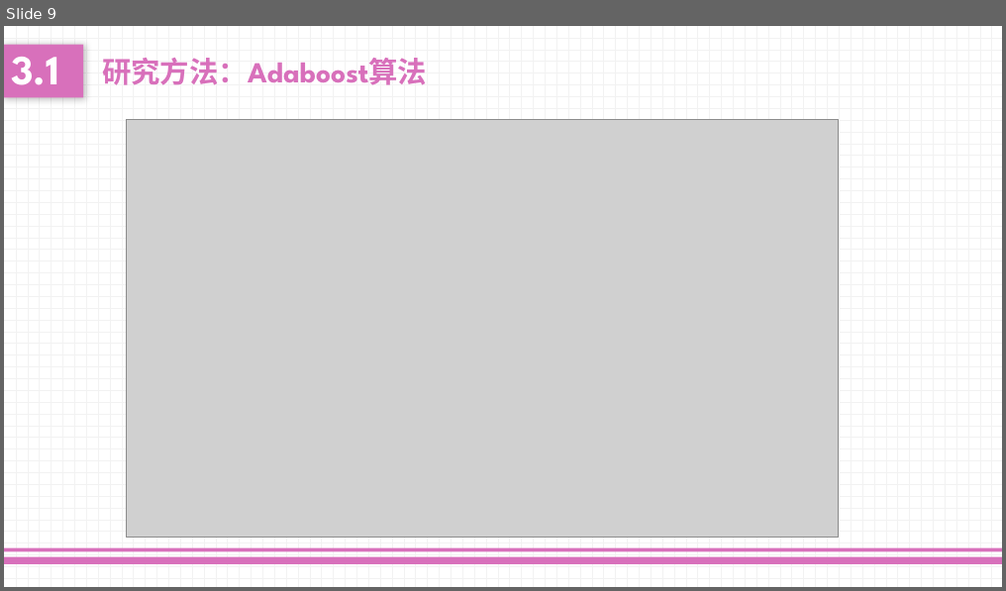
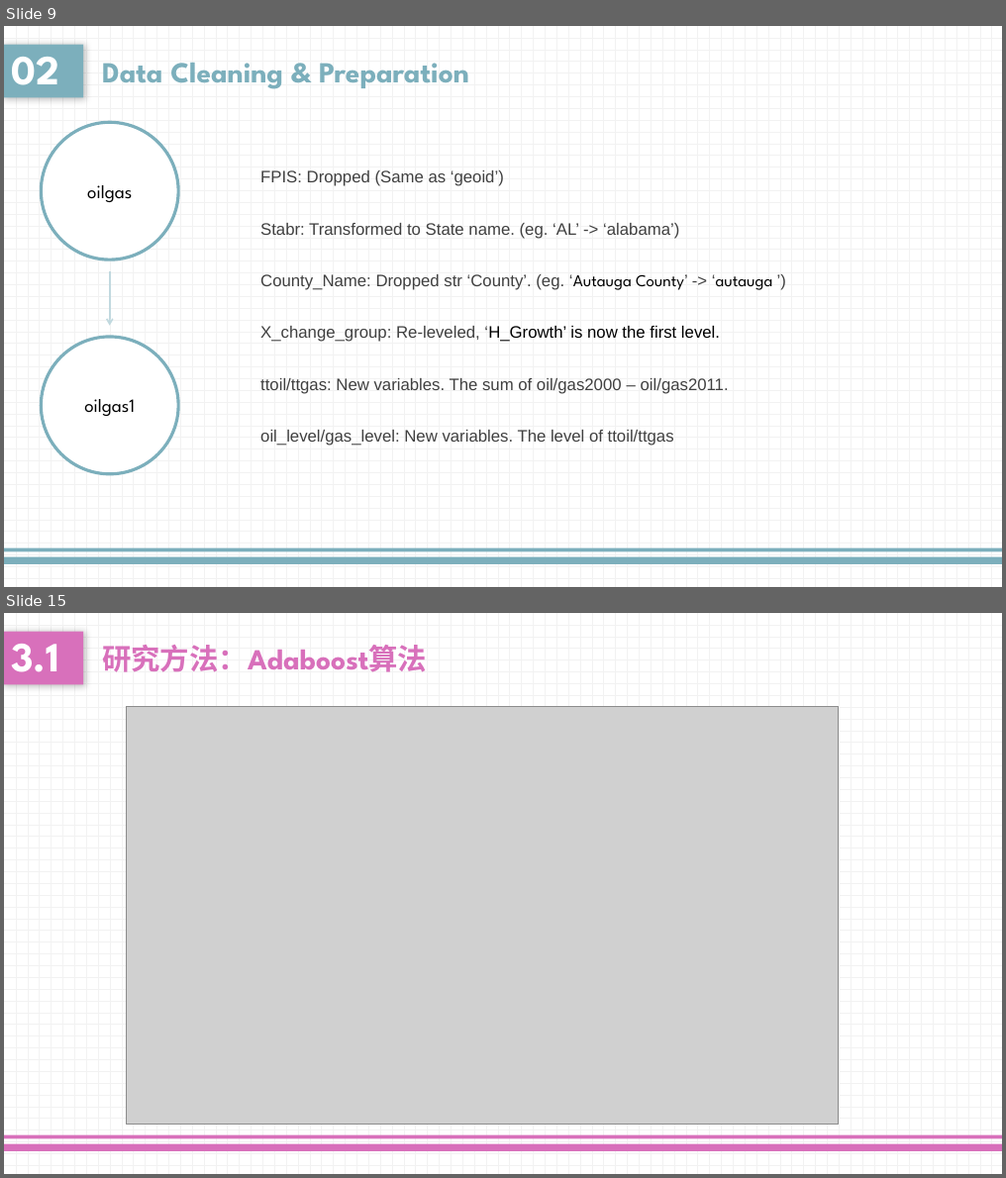
Before and after one commit to lloydliu717/MidtermProject, a slide deck: Presentation.pptx. Shown one above the other, each under a label of ours: slide 9 before the commit, slides 9 and 15 after it; the slides between them are not shown. The pictures are 1006x591 and 1006x1178 pixels, drawn with LibreOffice and Linux fonts; fonts in the diff are those of the drawing; grey boxes stand for pictures. Boxes give left, top, right and bottom in pixels: in the first picture for what was removed or moved away, otherwise in the second. Text is boxed around its words. In the diff, an @@ line names an element or a change of style, - is before the commit and + after.

```diff
--- a/Presentation.pptx
+++ b/Presentation.pptx
@@ slide 9 added at <box>4,26,1002,587</box>, background pattern #F2F2F2 on #FFFFFF @@
@@ text added at <box>4,44,83,97</box>, fill #7CAFBC, 40 pt, text #FFFFFF, bold @@
+02
@@ text added at <box>102,62,469,89</box>, 28 pt, text #7CAFBC, bold @@
+Data Cleaning & Preparation
@@ ellipse added at <box>41,123,178,261</box>, fill #FFFFFF, outline #7CAFBC 3 pt, 18 pt, text #000000 @@
+oilgas
@@ text added at <box>260,171,773,446</box>, 16 pt, text #404040 @@
+FPIS: Dropped (Same as ‘geoid’)
+Stabr: Transformed to State name. (eg. ‘AL’ -> ‘alabama’)
+County_Name: Dropped str ‘County’. (eg. ‘Autauga County’ -> ‘autauga ’)
+X_change_group: Re-leveled, ‘H_Growth’ is now the first level.
+ttoil/ttgas: New variables. The sum of oil/gas2000 – oil/gas2011.
+oil_level/gas_level: New variables. The level of ttoil/ttgas
@@ arrow added from (110, 273) to (110, 325), #C1D9DF 1.5 pt @@
@@ ellipse added at <box>41,337,178,474</box>, fill #FFFFFF, outline #7CAFBC 3 pt, 18 pt, text #000000 @@
+oilgas1
@@ rectangle added at <box>4,558,1002,565</box>, fill #7CAFBC @@
@@ rectangle added at <box>4,549,1002,553</box>, fill #7CAFBC @@
@@ what was slide 9 is now slide 15 @@
```
Also in this commit, not shown: 2 slides changed, 11 other slides added, 6 slides removed.
